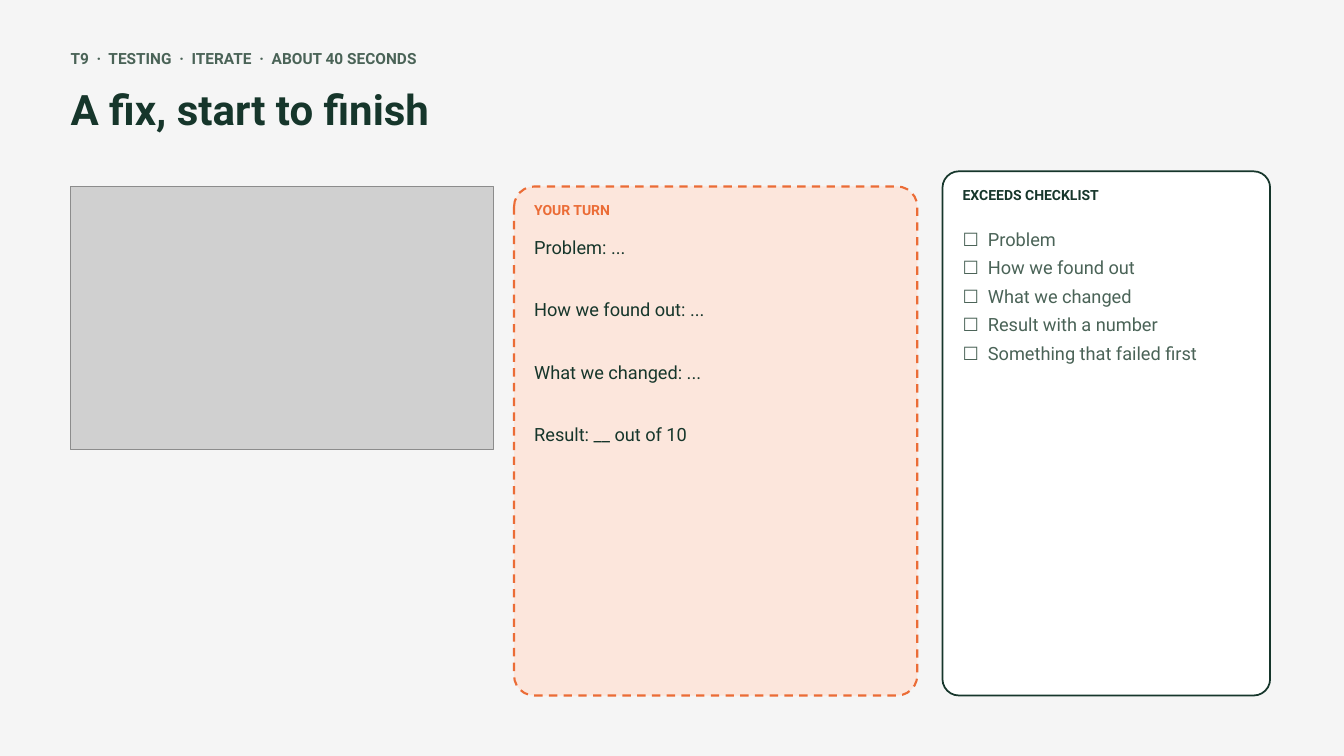
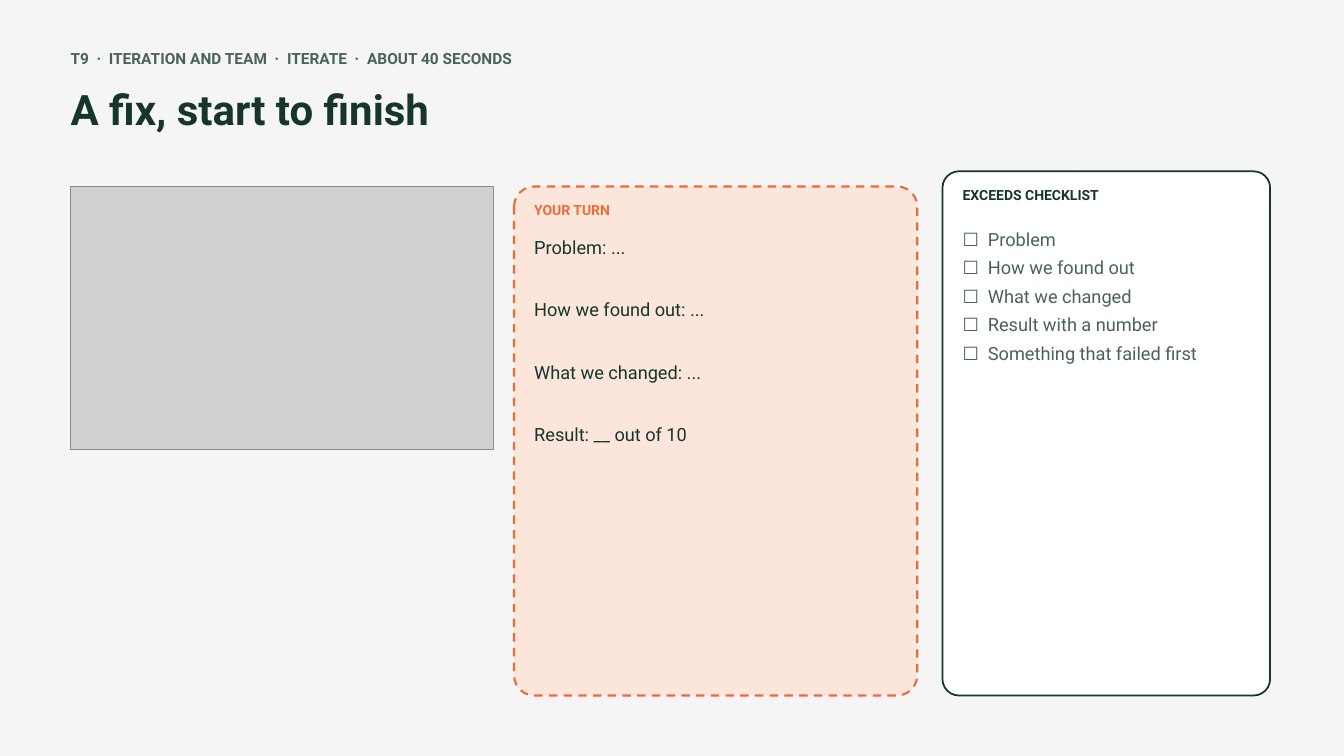
Before and after one commit to amana4/FLL2026, a slide deck: slide 34 of robot-design/exceeds-workshop.pptx. Drawn at 1344x756 pixels with LibreOffice and Linux fonts; fonts in the diff are those of the drawing; grey boxes stand for pictures. Boxes give left, top, right and bottom in pixels: in the first picture for what was removed or moved away, otherwise in the second. Text is boxed around its words. In the diff, an @@ line names an element or a change of style, - is before the commit and + after.

Commit message:
Reorganize presentation speaking roles
Split sensor and iteration responsibilities into distinct presentation sections and update the preparation page, diagrams, slides, scripts, and team links accordingly.

```diff
--- a/robot-design/exceeds-workshop.pptx
+++ b/robot-design/exceeds-workshop.pptx
@@ text at box(71, 53, 512, 64): text changed @@
-T9 · TESTING · ITERATE · ABOUT 40 SECONDS
+T9 · ITERATION AND TEAM · ITERATE · ABOUT 40 SECONDS
```
Also in this commit, not shown: 6 other slides changed, 7 other files.
